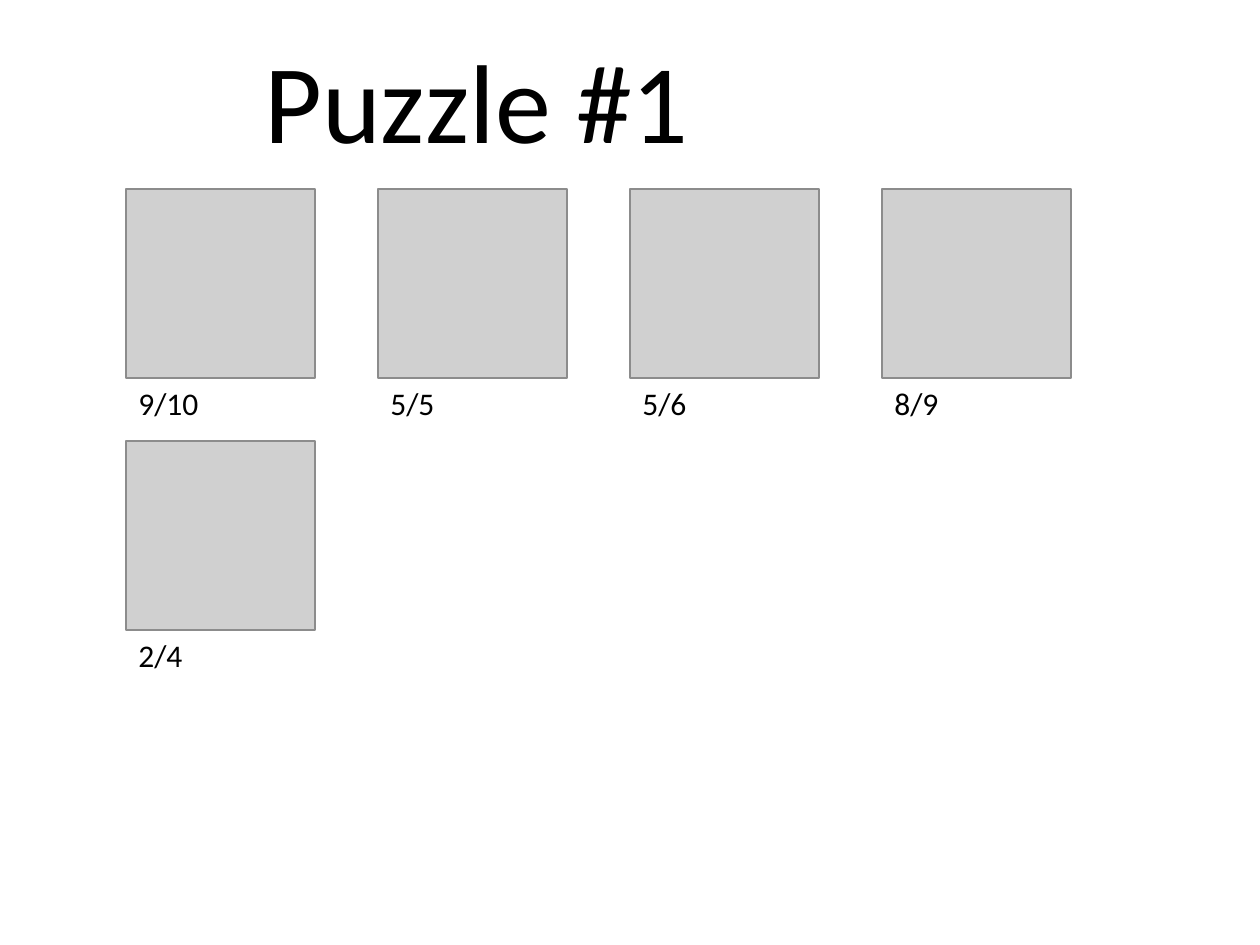
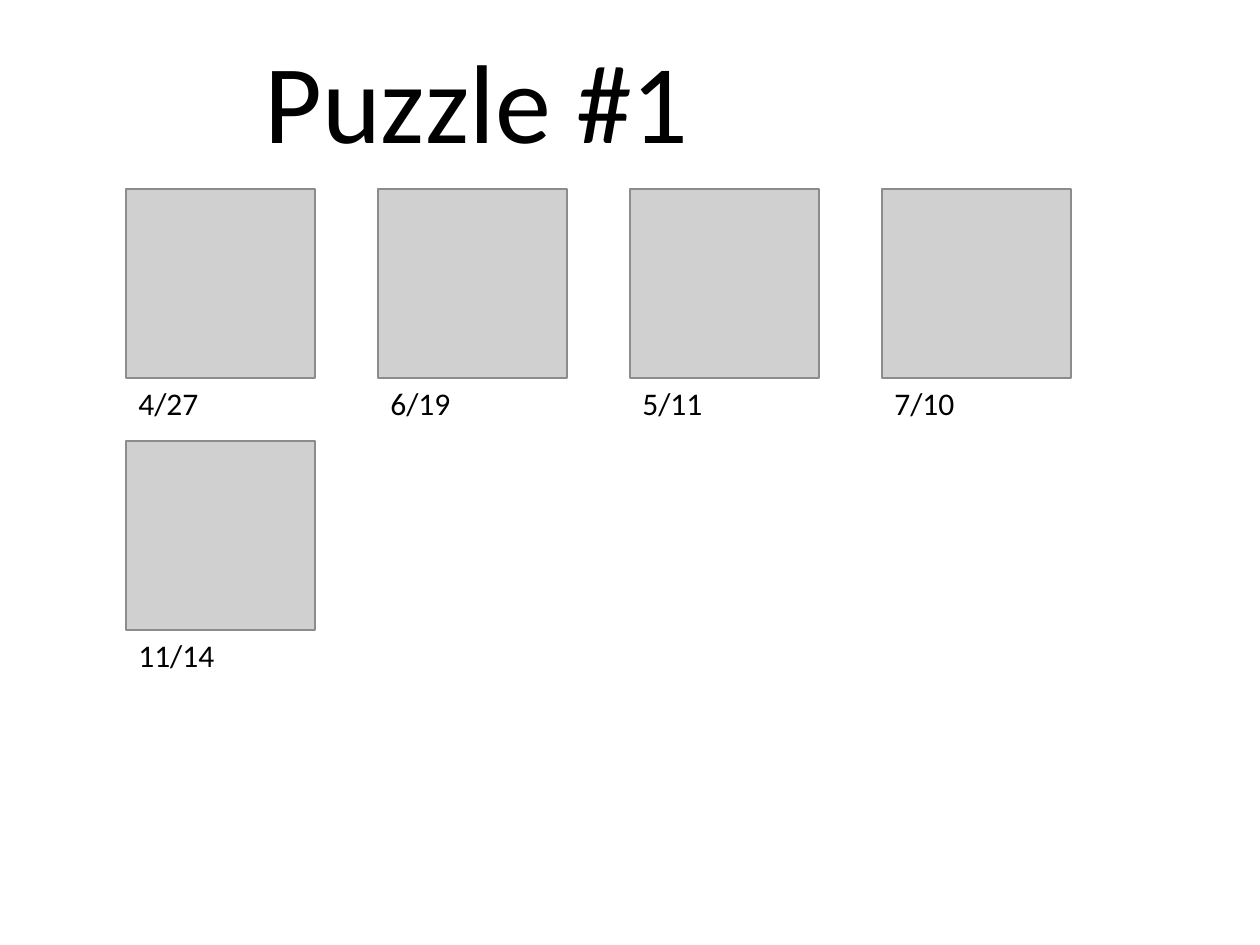
Before and after one commit to sjasthi/rebus_python, a slide deck: slide 1 of oneWithExclusion.pptx. Drawn at 1260x945 pixels with LibreOffice and Linux fonts; fonts in the diff are those of the drawing; grey boxes stand for pictures. Boxes give left, top, right and bottom in pixels: in the first picture for what was removed or moved away, otherwise in the second. Text is boxed around its words. In the diff, an @@ line names an element or a change of style, - is before the commit and + after.

```diff
--- a/oneWithExclusion.pptx
+++ b/oneWithExclusion.pptx
@@ text at [138,393,198,417]: text changed @@
-9/10
+4/27
@@ text at [390,393,450,417]: text changed @@
-5/5
+6/19
@@ text at [642,393,702,417]: text changed @@
-5/6
+5/11
@@ text at [894,393,954,417]: text changed @@
-8/9
+7/10
@@ text at [138,645,214,669]: text changed @@
-2/4
+11/14
```
Also in this commit, not shown: 3 other files.
